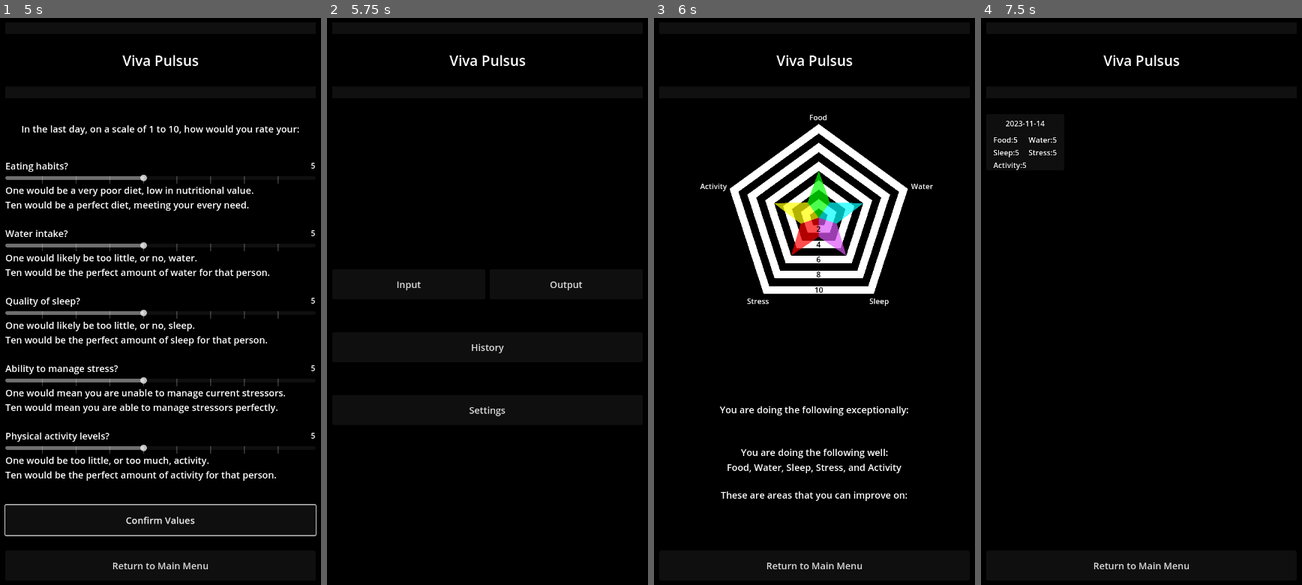
Above: before the commit, frames 1-4 (left to right).
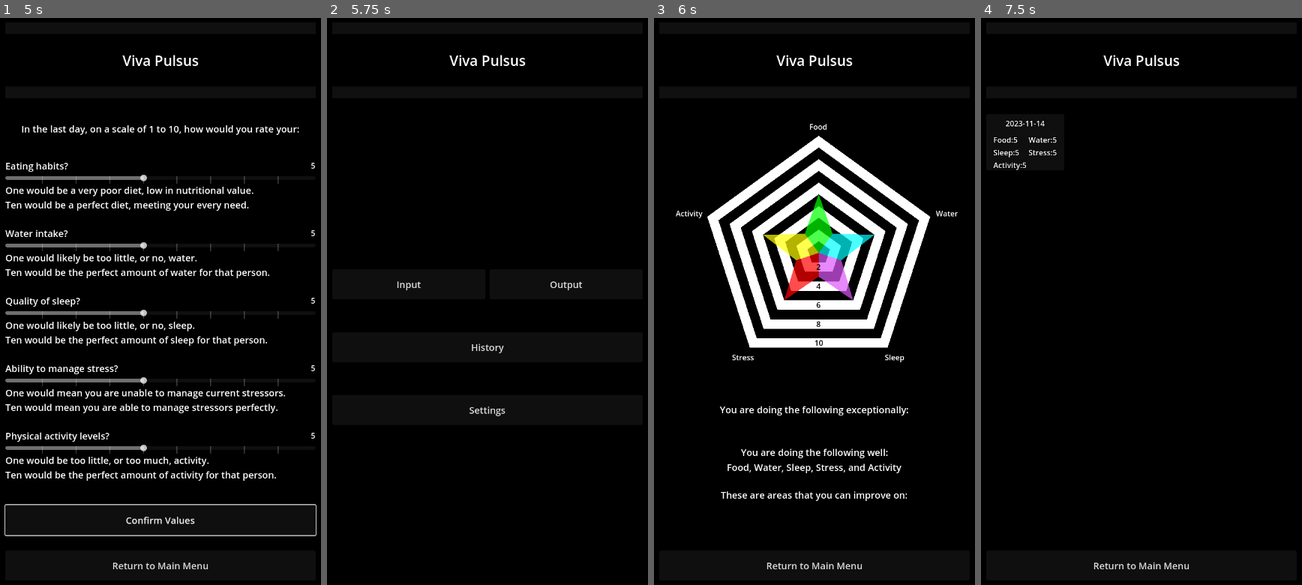
Above: after the commit, the same moments.

Repository: Thorqs/VitaPulsi
Game: Godot game, scene res://control.tscn
The game is run twice, just before and just after one commit, with the same random seed, the same clock (stepped at 60 frames per second) and the same inputs.
Inputs:
- Up to frame 1 (5 s): click "Input" at 0.5 s; click "Confirm Values" at 1.25 s; click "Confirm Values" at 2 s; click "Confirm" at 2.75 s; click "Confirm Values" at 3.5 s; click "Confirm" at 4.25 s
- Up to frame 2 (5.75 s): click "Return to Main Menu" at 5 s
- Up to frame 3 (6 s): click "Output" at 5.75 s
- Up to frame 4 (7.5 s): click "Return to Main Menu" at 6.5 s; click "History" at 7.25 s

Frames 1-2 are identical in both runs. In frame 3, 13% of the frame differs, in the area x 6-95%, y 17-61%; in frame 4, nothing differs.

Commit message:
Bigger better radar graph

Diff:
--- a/radar_display.gd
+++ b/radar_display.gd
@@ -18,7 +18,7 @@
 var WYDP_label: Label
 
 var radar_offset: Vector2
-const radar_scaling = 20
+const radar_scaling = 25
 
 # corners of identity pentagons
 const pos0 = Vector2(0, -1)
@@ -33,7 +33,7 @@
 func _ready():
 	data = %History.userData
 
-	radar_offset = Vector2(get_viewport_rect().size.x/2 - 20, 250)
+	radar_offset = Vector2(get_viewport_rect().size.x/2 - 20, 325)
 
 	# Make an array of offset rings
 	rings.append(get_node("1b"))
@@ -198,5 +198,5 @@
 
 
 func _on_resized():
-	radar_offset = Vector2(get_viewport_rect().size.x/2 -20, 250)
+	radar_offset = Vector2(get_viewport_rect().size.x/2 -20, 325)
 	self.position_elements()
